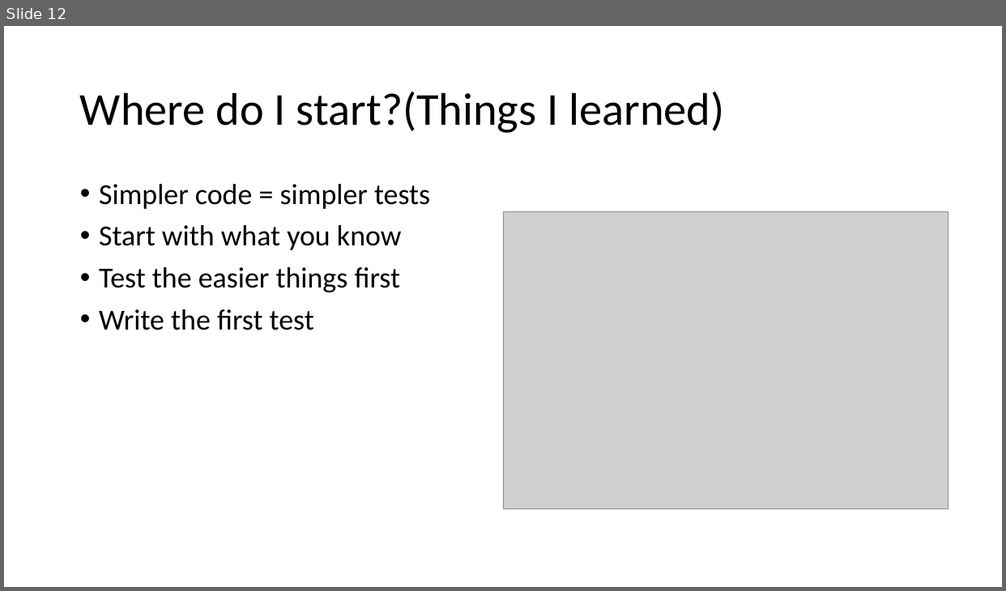
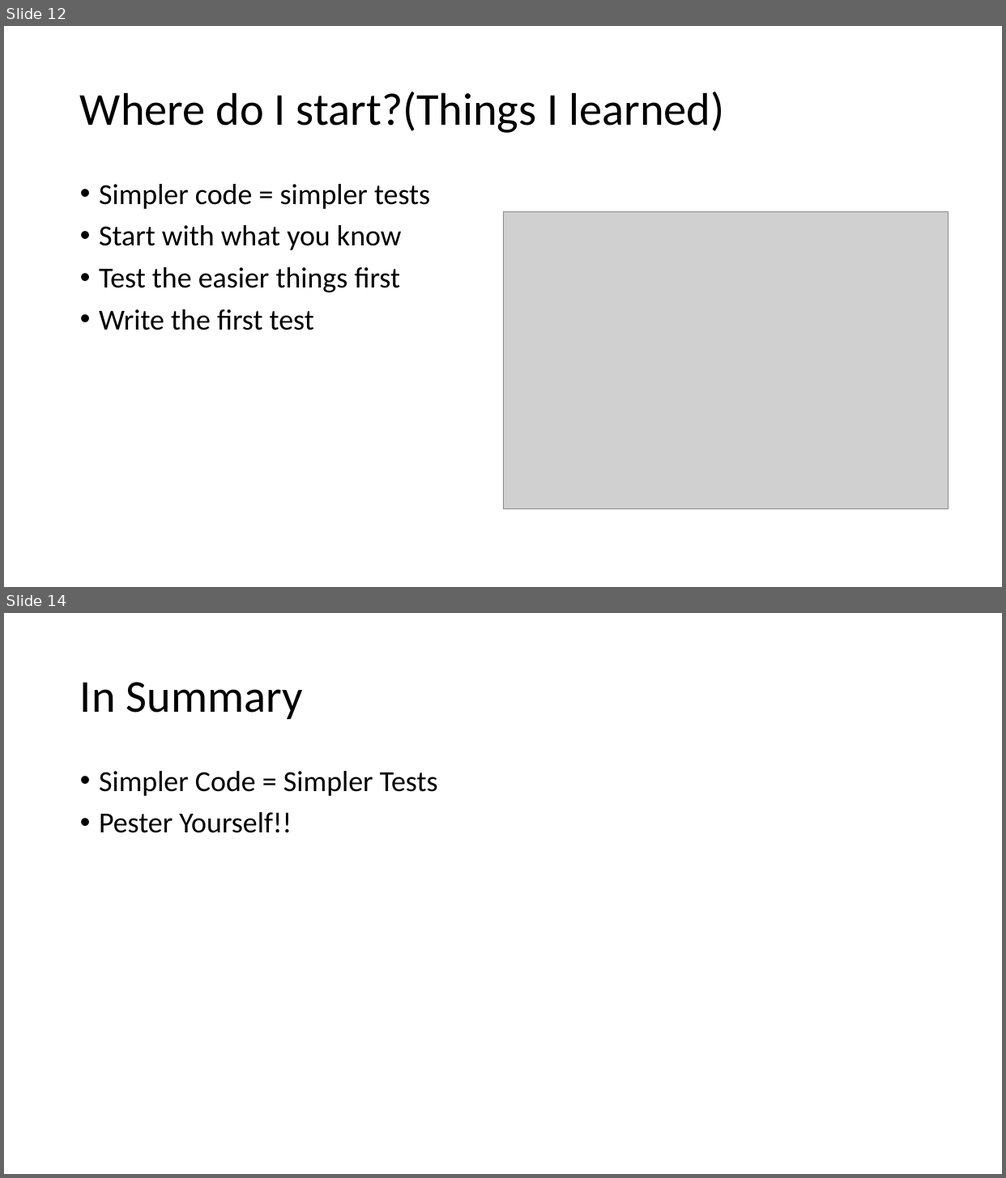
Before and after one commit to rockarruda/PesterSummitSession, a slide deck: Presentation/Summit-Pester.pptx. Shown one above the other, each under a label of ours: slide 12 before the commit, slides 12 and 14 after it; the slides between them are not shown. The pictures are 1006x591 and 1006x1178 pixels, drawn with LibreOffice and Linux fonts; fonts in the diff are those of the drawing; grey boxes stand for pictures; background and template pictures are left out. Boxes give left, top, right and bottom in pixels: in the first picture for what was removed or moved away, otherwise in the second. Text is boxed around its words. In the diff, an @@ line names an element or a change of style, - is before the commit and + after.

```diff
--- a/Presentation/Summit-Pester.pptx
+++ b/Presentation/Summit-Pester.pptx
@@ slide 14 added at bbox=[4, 613, 1002, 1174], background #FFFFFF @@
@@ title added at bbox=[80, 682, 302, 719], 44 pt, text #000000 @@
+In Summary
@@ text added at bbox=[99, 771, 438, 833], 28 pt, text #000000 @@
+• Simpler Code = Simpler Tests
+• Pester Yourself!!
```
Also in this commit, not shown: 1 slide changed, 1 other slide added, 1 other file.
